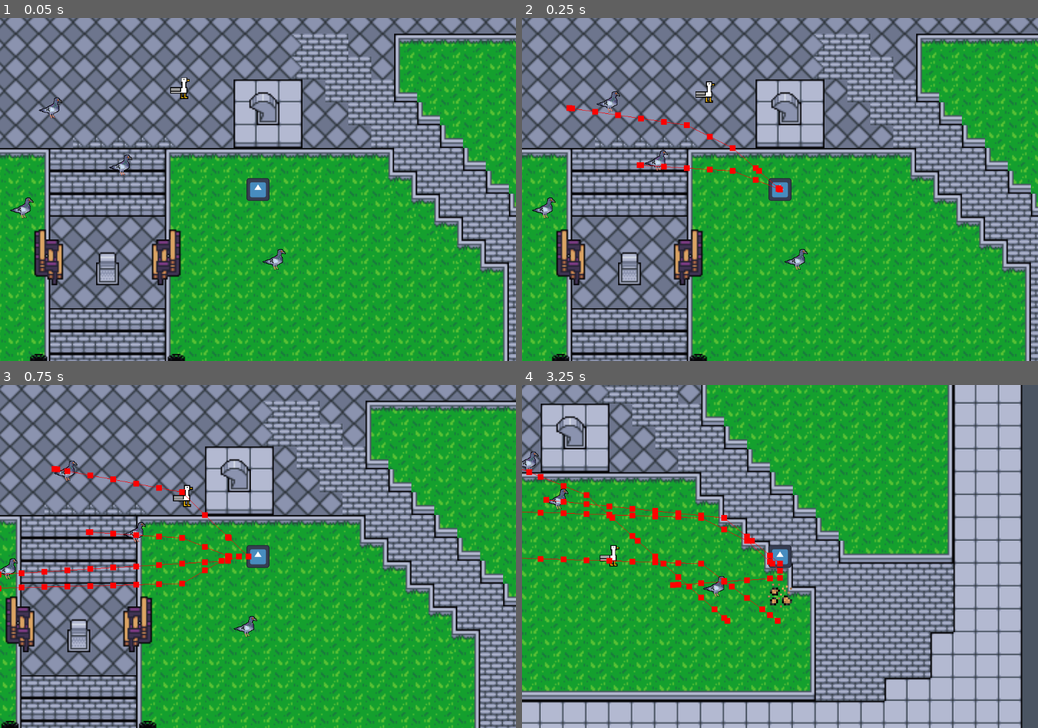
Above: before the commit, frames 1-4 (two rows, left to right).
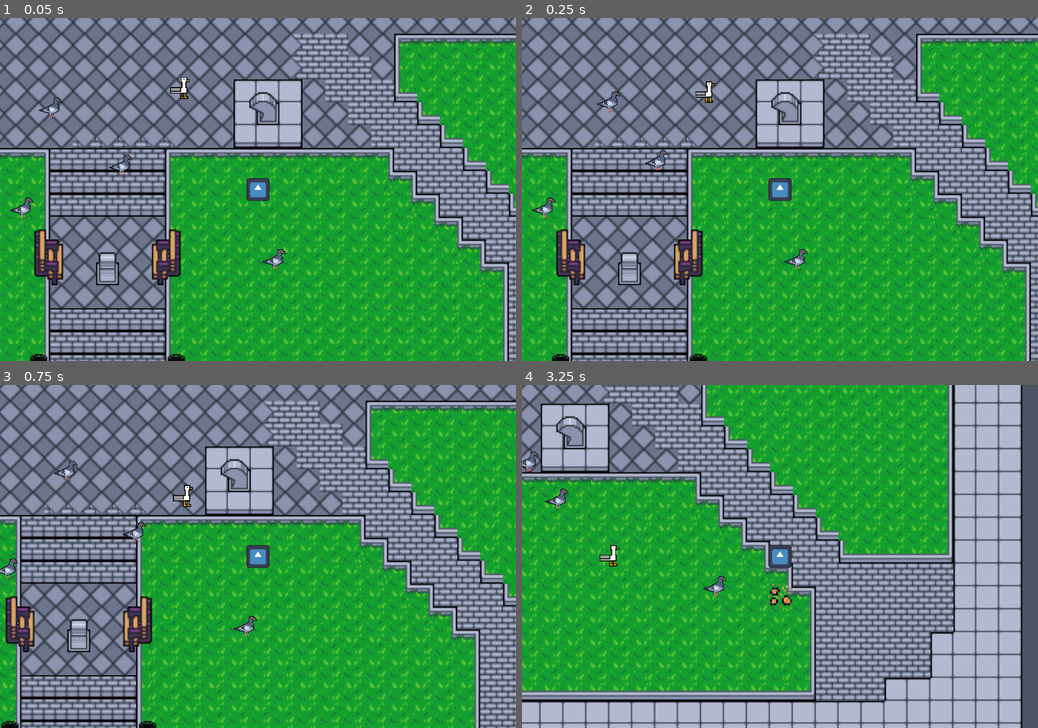
Above: after the commit, the same moments.

Repository: ReusableChopsticks/GodotGame
Game: Godot game, scene res://scenes/levels/level_base.tscn
Same seed, same stepped clock (60 frames per second), same inputs: the game is played once before the commit and once after it. The engine's default icon, where the game draws it, is replaced by a stand-in: a white triangle on a blue panel in a dark square.
Inputs:
- Up to frame 1 (0.05 s): no input
- Up to frame 2 (0.25 s): no input
- Up to frame 3 (0.75 s): hold D (move_right) from 0.53 s (still down); tap E (eat) at 0.6 s
- Up to frame 4 (3.25 s): release D (move_right) at 1.28 s; hold Down (move_down) 1.28-2.03 s; tap R (ready_camera) at 1.35 s; hold D (move_right) 2.03-2.78 s; hold V (take_photo) 2.03-2.78 s; hold Up (move_up) from 2.78 s (still down); tap Q (throw) at 2.85 s

Frame 1 is identical in both runs. In frame 2, 0.5% of the frame differs, in the area x 8-51%, y 25-51%; in frame 3, 1.1%; in frame 4, 1.6%, in the area x 0-51%, y 24-70%.

Commit message:
turned off pathfinding debug

Diff:
--- a/scenes/enemies/pigeon.tscn
+++ b/scenes/enemies/pigeon.tscn
@@ -43,7 +43,6 @@
 [node name="NavigationAgent2D" type="NavigationAgent2D" parent="."]
 avoidance_enabled = true
 radius = 100.0
-debug_enabled = true
 
 [node name="HopTimer" type="Timer" parent="."]
 wait_time = 0.5
